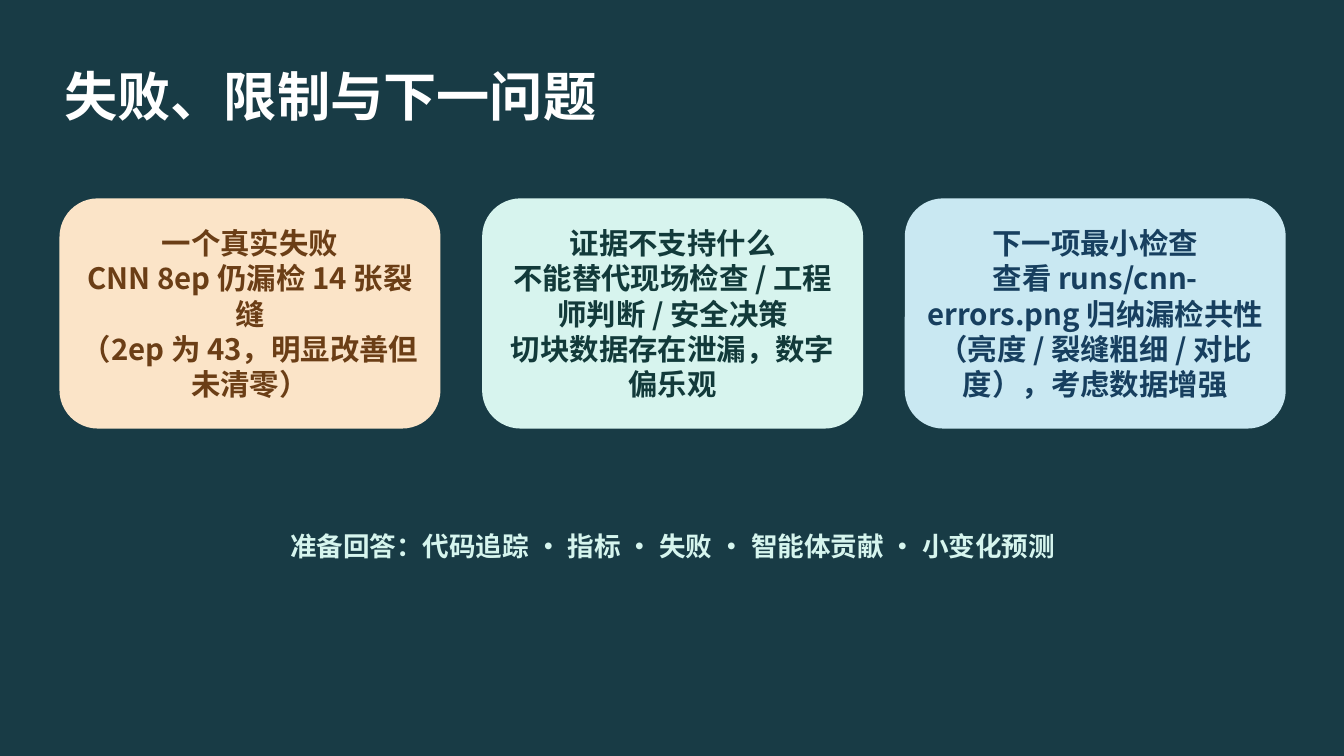
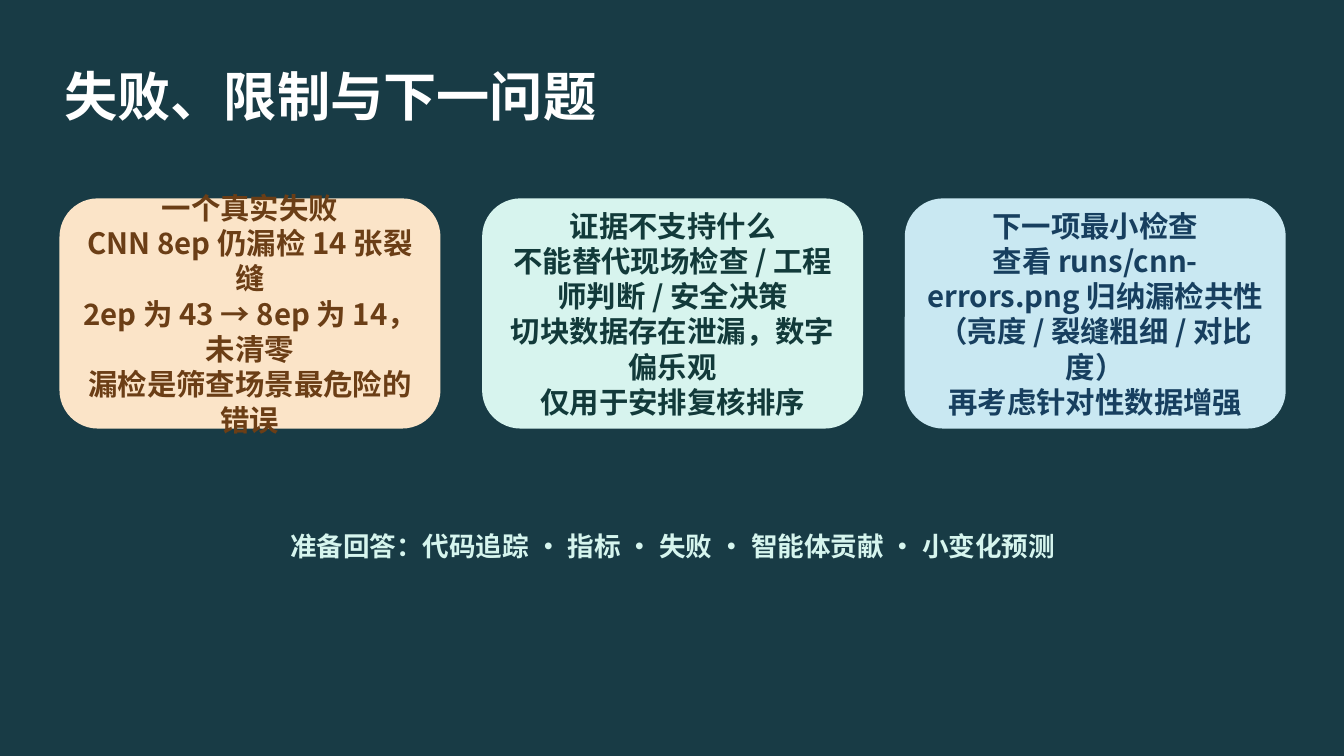
Before and after one commit to tissuefish/ai-camp-2026-d2-xuanhaochen-u202410766, a slide deck: slide 4 of presentation.pptx. Drawn at 1344x756 pixels with LibreOffice and Linux fonts; fonts in the diff are those of the drawing. Boxes give left, top, right and bottom in pixels: in the first picture for what was removed or moved away, otherwise in the second. Text is boxed around its words. In the diff, an @@ line names an element or a change of style, - is before the commit and + after.

```diff
--- a/presentation.pptx
+++ b/presentation.pptx
@@ text in rounded rectangle at (x1=83, y1=229, x2=417, y2=439): text changed @@
-CNN 8ep 仍漏检 14 张裂缝
-（2ep 为 43，明显改善但未清零）
+CNN 8ep 仍漏检 14 张裂缝
+2ep 为 43 → 8ep 为 14，未清零
+漏检是筛查场景最危险的错误
@@ text in rounded rectangle at (x1=511, y1=247, x2=834, y2=416): text changed @@
-不能替代现场检查 / 工程师判断 / 安全决策
-切块数据存在泄漏，数字偏乐观
+不能替代现场检查 / 工程师判断 / 安全决策
+切块数据存在泄漏，数字偏乐观
+仅用于安排复核排序
@@ text in rounded rectangle at (x1=927, y1=247, x2=1263, y2=416): text changed @@
-查看 runs/cnn-errors.png 归纳漏检共性
-（亮度 / 裂缝粗细 / 对比度），考虑数据增强
+查看 runs/cnn-errors.png 归纳漏检共性
+（亮度 / 裂缝粗细 / 对比度）
+再考虑针对性数据增强
```
Also in this commit, not shown: 3 other slides changed, 1 other file.
